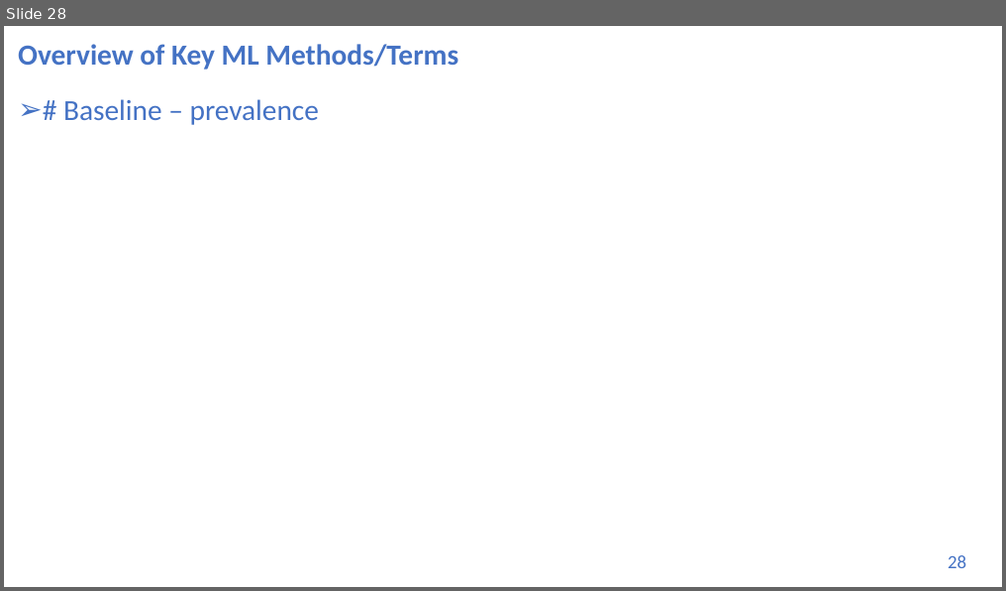
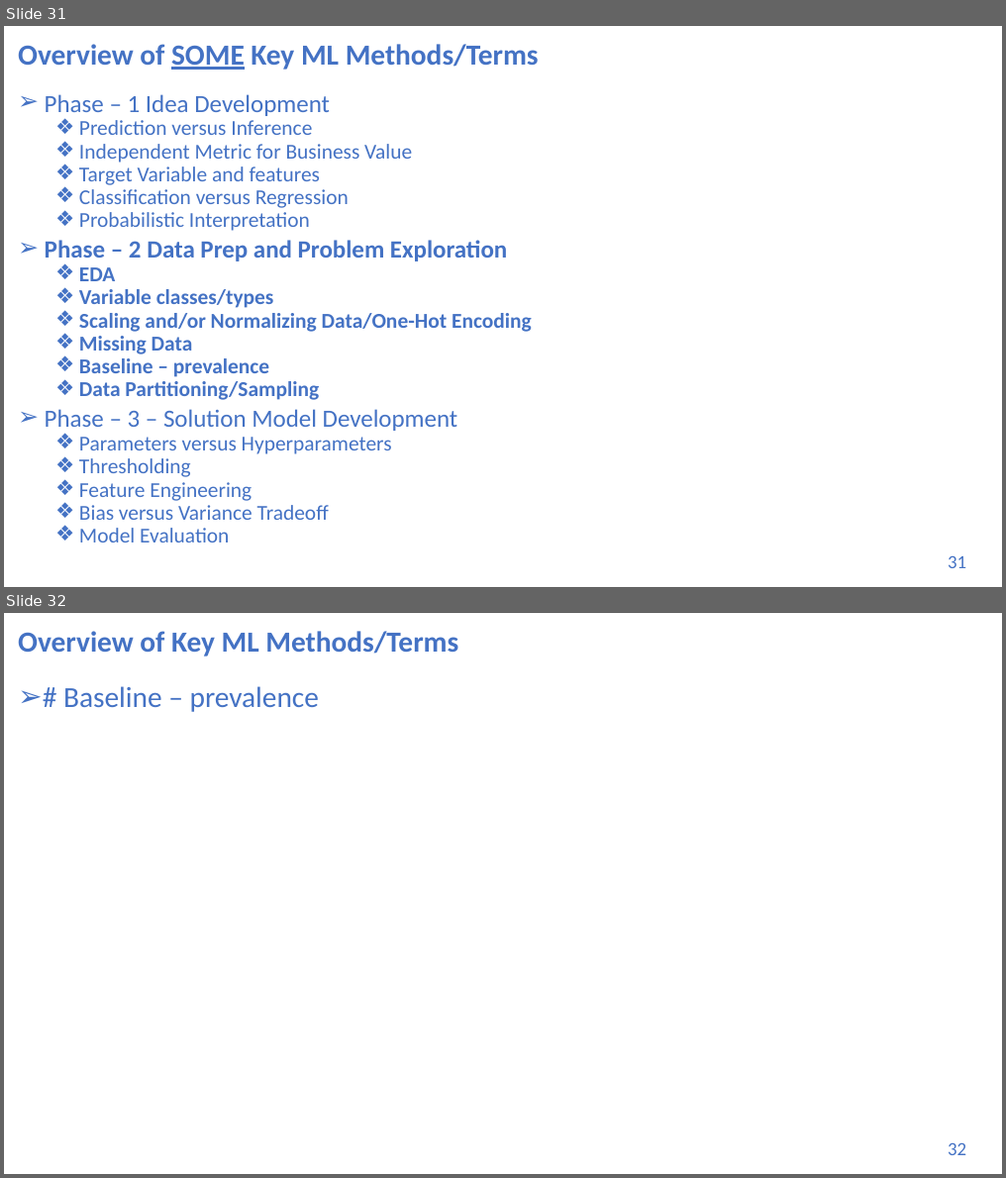
Before and after one commit to UVADS/DS-3001, a slide deck: 05_ml_bootcamp/machine_learning_bootcamp.pptx. Shown one above the other, each under a label of ours: slide 28 before the commit, slides 31 and 32 after it. The pictures are 1006x591 and 1006x1178 pixels, drawn with LibreOffice and Linux fonts; fonts in the diff are those of the drawing. Boxes give left, top, right and bottom in pixels: in the first picture for what was removed or moved away, otherwise in the second. Text is boxed around its words. In the diff, an @@ line names an element or a change of style, - is before the commit and + after.

```diff
--- a/05_ml_bootcamp/machine_learning_bootcamp.pptx
+++ b/05_ml_bootcamp/machine_learning_bootcamp.pptx
@@ slide 31 added at (4,26,1002,587), background #FFFFFF @@
@@ title added at (18,44,539,70), 28 pt, text #4472C4, bold @@
+Overview of SOME Key ML Methods/Terms
@@ text added at (45,94,532,543), 20.4 pt, text #4472C4 @@
+➢ Phase – 1 Idea Development
+  ❖ Prediction versus Inference
+  ❖ Independent Metric for Business Value
+  ❖ Target Variable and features
+  ❖ Classification versus Regression
+  ❖ Probabilistic Interpretation
+➢ Phase – 2 Data Prep and Problem Exploration
+  ❖ EDA
+  ❖ Variable classes/types
+  ❖ Scaling and/or Normalizing Data/One-Hot Encoding
+  ❖ Missing Data
+  ❖ Baseline – prevalence
+  ❖ Data Partitioning/Sampling
+➢ Phase – 3 – Solution Model Development
+  ❖ Parameters versus Hyperparameters
+  ❖ Thresholding
+  ❖ Feature Engineering
+  ❖ Bias versus Variance Tradeoff
+  ❖ Model Evaluation
@@ page number added at (947,557,966,569), 18 pt, text #4472C4 @@
+31
@@ what was slide 28 is now slide 32 @@
@@ page number at (947,1143,966,1156): text changed @@
-28
+32
```
Also in this commit, not shown: 10 slides changed, 4 other slides added, 1 slide removed.
